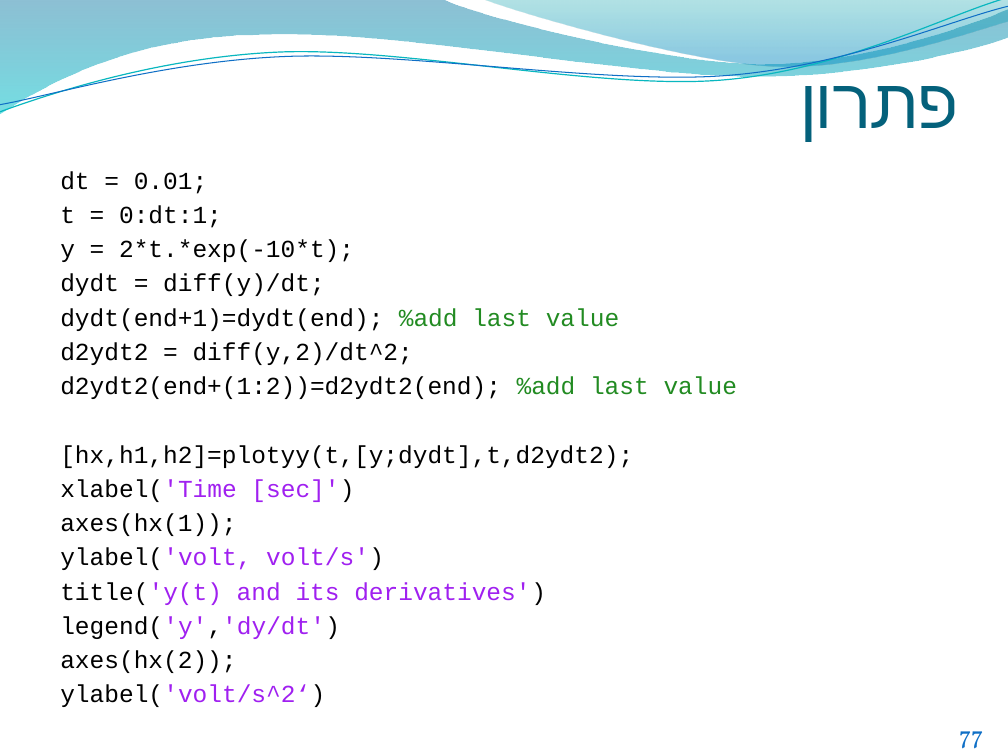
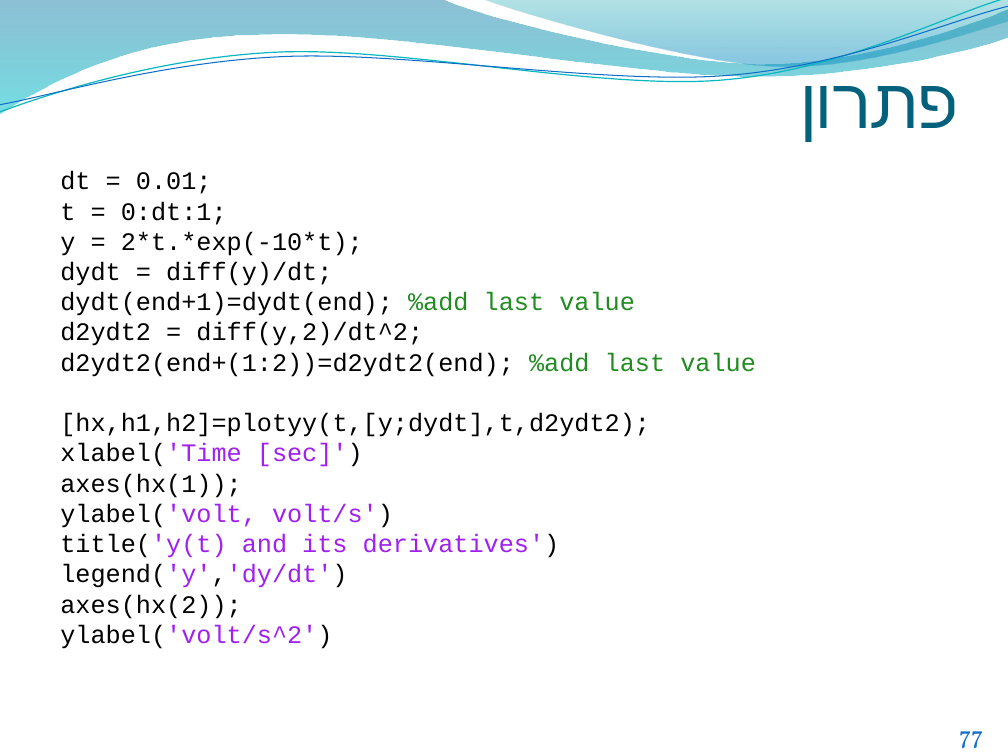
Before and after one commit to mkarptx/mkarptx.github.io, a slide deck: slide 77 of MT/Matlab.pptx. Drawn at 1008x756 pixels with LibreOffice and Linux fonts; fonts in the diff are those of the drawing; background and template pictures are left out. Boxes give left, top, right and bottom in pixels: in the first picture for what was removed or moved away, otherwise in the second. Text is boxed around its words. In the diff, an @@ line names an element or a change of style, - is before the commit and + after.

```diff
--- a/MT/Matlab.pptx
+++ b/MT/Matlab.pptx
@@ text at (60, 171, 756, 619): size 17.5 to 18 pt; less space between paragraphs @@
@@ text at (60, 624, 332, 649): text changed; size 17.5 to 18 pt @@
-ylabel('volt/s^2‘)
+ylabel('volt/s^2')
```
Also in this commit, not shown: 15 other slides changed, 2 other files.
